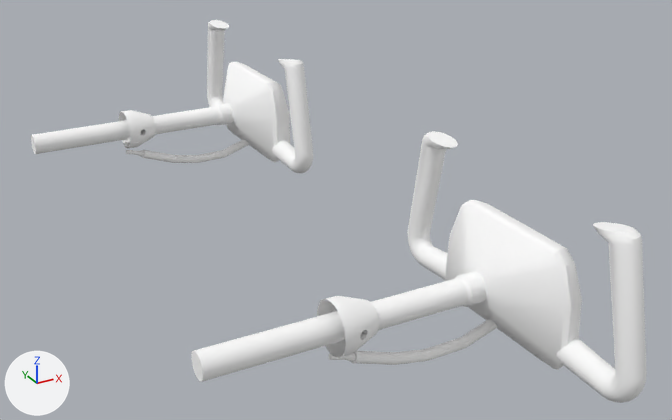
One commit to the Blender file dev/blender/c172p-yoke.blend: the scene before it, then after it.
The view is the same before and after, from a 50 mm camera at (-0.618, -0.694, 0.224) aimed at (-0.257, -0.038, -0.104). The lights are fixed; the arrows at lower left show +X, +Y and +Z. The first picture is the older version.

Names of what the first picture shows: 'LeftYoke', 'LeftYokeMain', 'LeftYokeMount', 'RightYoke', 'RightYokeMain', 'RightYokeMount', 'YokeCordLeft', 'YokeCordRight'.
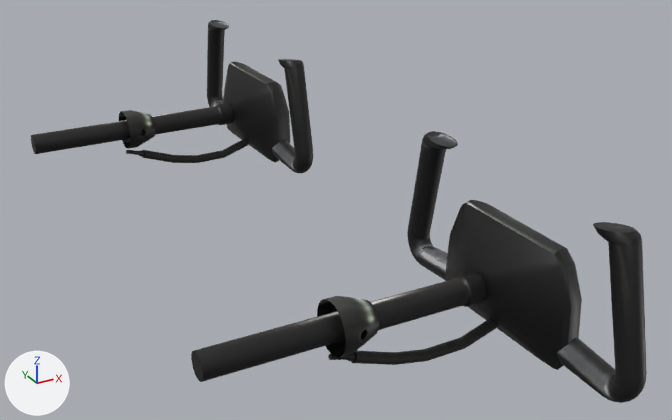
Pixel boxes (x1, y1, x2, y2) of what changed, in the pictures (672 x 420 px):
'LeftYoke', surface changed (white to black): (407, 131, 647, 403) in both
'RightYoke', surface changed (white to black): (207, 20, 313, 174) in both
'LeftYokeMain', surface changed (white to black): (191, 271, 486, 382) in both
'RightYokeMain', surface changed (white to black): (31, 103, 234, 154) in both
'LeftYokeMount', surface changed (white to black): (317, 296, 379, 358) in both
'YokeCordLeft', surface changed (white to black): (328, 319, 498, 365) in both
'RightYokeMount', surface changed (white to black): (119, 110, 155, 149) in both
'YokeCordRight', surface changed (white to black): (126, 139, 248, 163) in both

The change in detail:
Picture 'control-lock.png.001' (img_control_lock_png_001) is new.
In material 'DefaultWhite' (mat_defaultwhite), base_color is no longer (1.0, 1.0, 1.0), white #ffffff.
Material 'DefaultWhite' (mat_defaultwhite) is now built by principled_material('DefaultWhite') instead of diffuse_material('DefaultWhite').
In material 'DefaultWhite' (mat_defaultwhite), texture is now set to img_control_lock_png_001.
